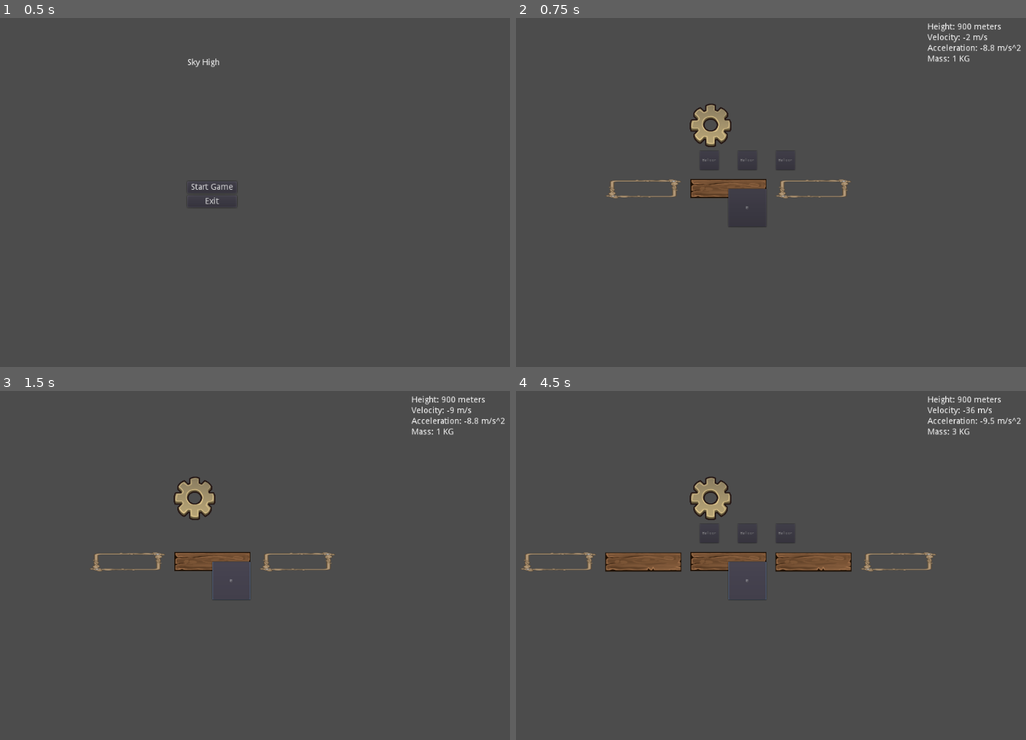
Above: before the commit, frames 1-4 (two rows, left to right).
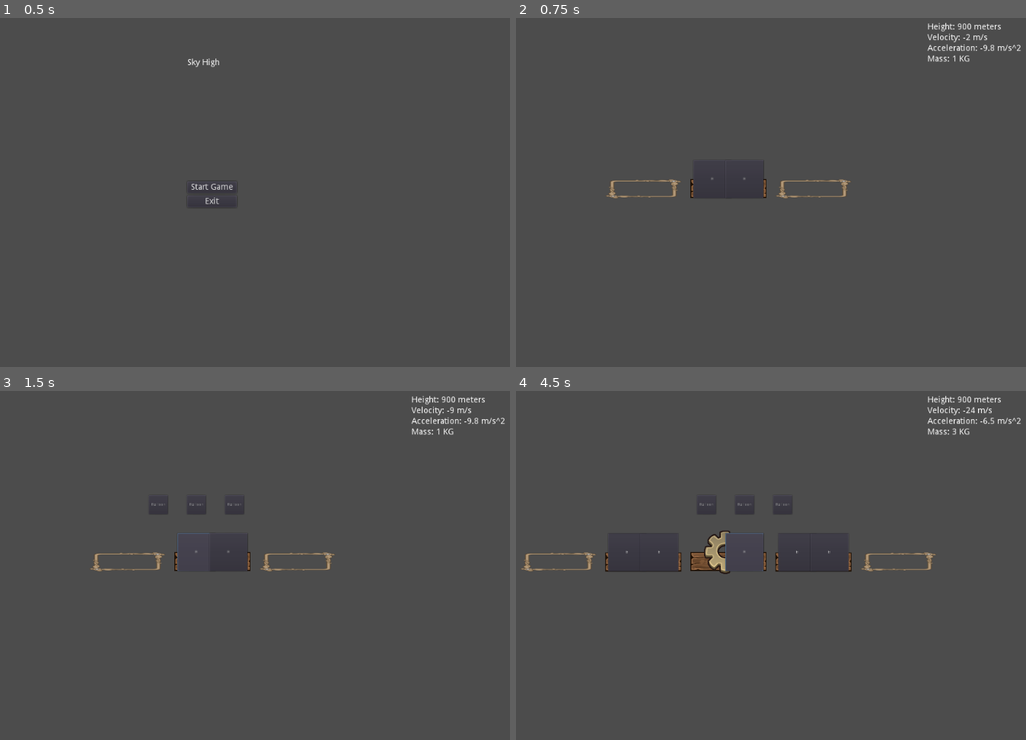
Above: after the commit, the same moments.

Repository: LaffertyDev/SkyHigh
Game: Godot game, scene res://game_menu/main_menu.tscn
Same seed, same stepped clock (60 frames per second), same inputs: the game is played once before the commit and once after it.
Inputs (mouse positions are in pixels of both pictures, inside the frame that each line leads up to):
- Up to frame 1 (0.5 s): no input
- Up to frame 2 (0.75 s): click "Start Game" at 0.5 s
- Up to frame 3 (1.5 s): click "B" at 1.25 s
- Up to frame 4 (4.5 s): click (674, 506) at 2 s, where only the run after the commit has a clickable "Balloon"; click (811, 562) at 2.77 s; click (643, 562) at 3.52 s; click "B" at 4.25 s

Frame 1 is identical in both runs. In frame 2, 1.3% of the frame differs, in the area x 34-93%, y 7-60%; in frame 3, 1.3%; in frame 4, 2.9%, in the area x 18-93%, y 4-60%.

Commit message:
Improve section building

Diff:
--- a/city.gd
+++ b/city.gd
@@ -8,7 +8,7 @@
 
 var gravity_magnitude : int = ProjectSettings.get_setting("physics/2d/default_gravity")
 
-export(int) var balloon_lift_newtons : int = 10 # divide by 10
+export(int) var balloon_lift_newtons : int = 100 # divide by 10
 
 func _ready():
 	pass # Replace with function body.
@@ -50,13 +50,24 @@
 
 func _handle_build_platform(build_platform):
 	var platform_scene = load("res://units/platform/platform.tscn")
-	var instance = platform_scene.instance()
-	instance.set_name("platform" + str(build_platform.offset_x) + "_" + str(build_platform.offset_y))
-	instance.position.x = build_platform.offset_x * (256 + 30)
-	instance.position.y = build_platform.offset_y * (64 + 30)
-	instance.offset_x = build_platform.offset_x
-	instance.offset_y = build_platform.offset_y
-	add_child(instance)
+	var platform_instance = platform_scene.instance()
+	platform_instance.set_name("platform" + str(build_platform.offset_x) + "_" + str(build_platform.offset_y))
+	platform_instance.position.x = build_platform.offset_x * (256 + 30)
+	platform_instance.position.y = build_platform.offset_y * (64 + 30)
+	platform_instance.offset_x = build_platform.offset_x
+	platform_instance.offset_y = build_platform.offset_y
+
+	var section_scene = load("res://units/section/section.tscn")
+	var section_instance1 = section_scene.instance()
+	section_instance1.position.x = -54
+	section_instance1.position.y = -32
+	platform_instance.add_child(section_instance1)
+	var section_instance2 = section_scene.instance()
+	section_instance2.position.x = 54
+	section_instance2.position.y = -32
+	platform_instance.add_child(section_instance2)
+
+	add_child(platform_instance)
 	remove_child(build_platform)
 
 	var should_build_left = build_platform.offset_x > -3 # cannot build more to the left
--- a/skyhigh.tscn
+++ b/skyhigh.tscn
@@ -1,9 +1,8 @@
-[gd_scene load_steps=9 format=2]
+[gd_scene load_steps=8 format=2]
 
 [ext_resource path="res://units/platform/platform.tscn" type="PackedScene" id=1]
 [ext_resource path="res://units/platform/Plank_03.png" type="Texture" id=2]
 [ext_resource path="res://city.gd" type="Script" id=3]
-[ext_resource path="res://units/balloon/balloon.tscn" type="PackedScene" id=4]
 [ext_resource path="res://skyhigh.gd" type="Script" id=5]
 [ext_resource path="res://units/build_platform/build_platform.tscn" type="PackedScene" id=6]
 [ext_resource path="res://game_gui/gui.tscn" type="PackedScene" id=7]
@@ -22,11 +21,14 @@
 current = true
 zoom = Vector2( 2, 2 )
 
-[node name="Balloon" parent="City" instance=ExtResource( 4 )]
-position = Vector2( -59.4594, -213.395 )
-
 [node name="Platform" parent="City" instance=ExtResource( 1 )]
 position = Vector2( 0.568817, -0.568787 )
+
+[node name="Section1" parent="City/Platform" instance=ExtResource( 8 )]
+position = Vector2( -54, -32 )
+
+[node name="Section2" parent="City/Platform" instance=ExtResource( 8 )]
+position = Vector2( 54, -32 )
 
 [node name="build_platform" parent="City" instance=ExtResource( 6 )]
 show_behind_parent = true
@@ -37,12 +39,6 @@
 show_behind_parent = true
 position = Vector2( -286, 0 )
 offset_x = -1
-
-[node name="Section" parent="City" instance=ExtResource( 8 )]
-margin_left = 0.0
-margin_top = 0.0
-margin_right = 128.0
-margin_bottom = 128.0
 
 [node name="CanvasLayer" type="CanvasLayer" parent="."]
 
--- a/units/section/section.gd
+++ b/units/section/section.gd
@@ -20,10 +20,11 @@
 func _on_Option_Balloon_pressed():
 	var balloon_scene = load("res://units/balloon/balloon.tscn")
 	var instance = balloon_scene.instance()
-	instance.position.x = self.rect_position.x
-	instance.position.y = self.rect_position.y
-	add_child(instance)
+	instance.position.x = 32 + 10
+	instance.position.y = 0
+	get_parent().add_child(instance)
 	_set_menu(false)
+	self.visible = false
 
 func _set_menu(is_open):
 	$Option_1.visible = is_open
--- a/units/section/section.tscn
+++ b/units/section/section.tscn
@@ -2,7 +2,9 @@
 
 [ext_resource path="res://units/section/section.gd" type="Script" id=1]
 
-[node name="Section" type="Button"]
+[node name="Node" type="Node2D"]
+
+[node name="Empty_Section" type="Button" parent="."]
 margin_left = -64.0
 margin_top = -64.0
 margin_right = 64.0
@@ -13,7 +15,8 @@
 "_edit_use_anchors_": false
 }
 
-[node name="Option_Balloon" type="Button" parent="."]
+[node name="Option_Balloon" type="Button" parent="Empty_Section"]
+visible = false
 margin_left = -96.0
 margin_top = -128.0
 margin_right = -32.0
@@ -23,7 +26,8 @@
 "_edit_use_anchors_": false
 }
 
-[node name="Option_1" type="Button" parent="."]
+[node name="Option_1" type="Button" parent="Empty_Section"]
+visible = false
 margin_left = 32.0
 margin_top = -128.0
 margin_right = 96.0
@@ -33,7 +37,8 @@
 "_edit_use_anchors_": false
 }
 
-[node name="Option_2" type="Button" parent="."]
+[node name="Option_2" type="Button" parent="Empty_Section"]
+visible = false
 margin_left = 160.0
 margin_top = -128.0
 margin_right = 224.0
@@ -42,7 +47,7 @@
 __meta__ = {
 "_edit_use_anchors_": false
 }
-[connection signal="pressed" from="." to="." method="_on_Section_pressed"]
-[connection signal="pressed" from="Option_Balloon" to="." method="_on_Option_Balloon_pressed"]
-[connection signal="pressed" from="Option_1" to="." method="_on_Option_pressed"]
-[connection signal="pressed" from="Option_2" to="." method="_on_Option_pressed"]
+[connection signal="pressed" from="Empty_Section" to="Empty_Section" method="_on_Section_pressed"]
+[connection signal="pressed" from="Empty_Section/Option_Balloon" to="Empty_Section" method="_on_Option_Balloon_pressed"]
+[connection signal="pressed" from="Empty_Section/Option_1" to="Empty_Section" method="_on_Option_pressed"]
+[connection signal="pressed" from="Empty_Section/Option_2" to="Empty_Section" method="_on_Option_pressed"]
